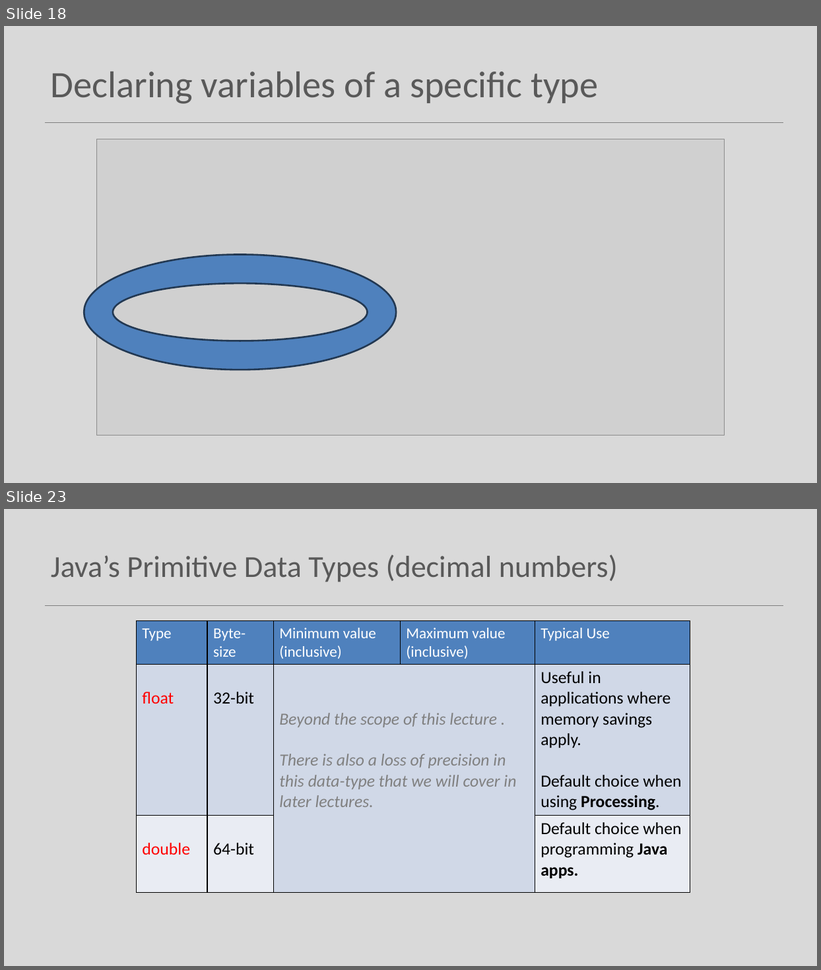
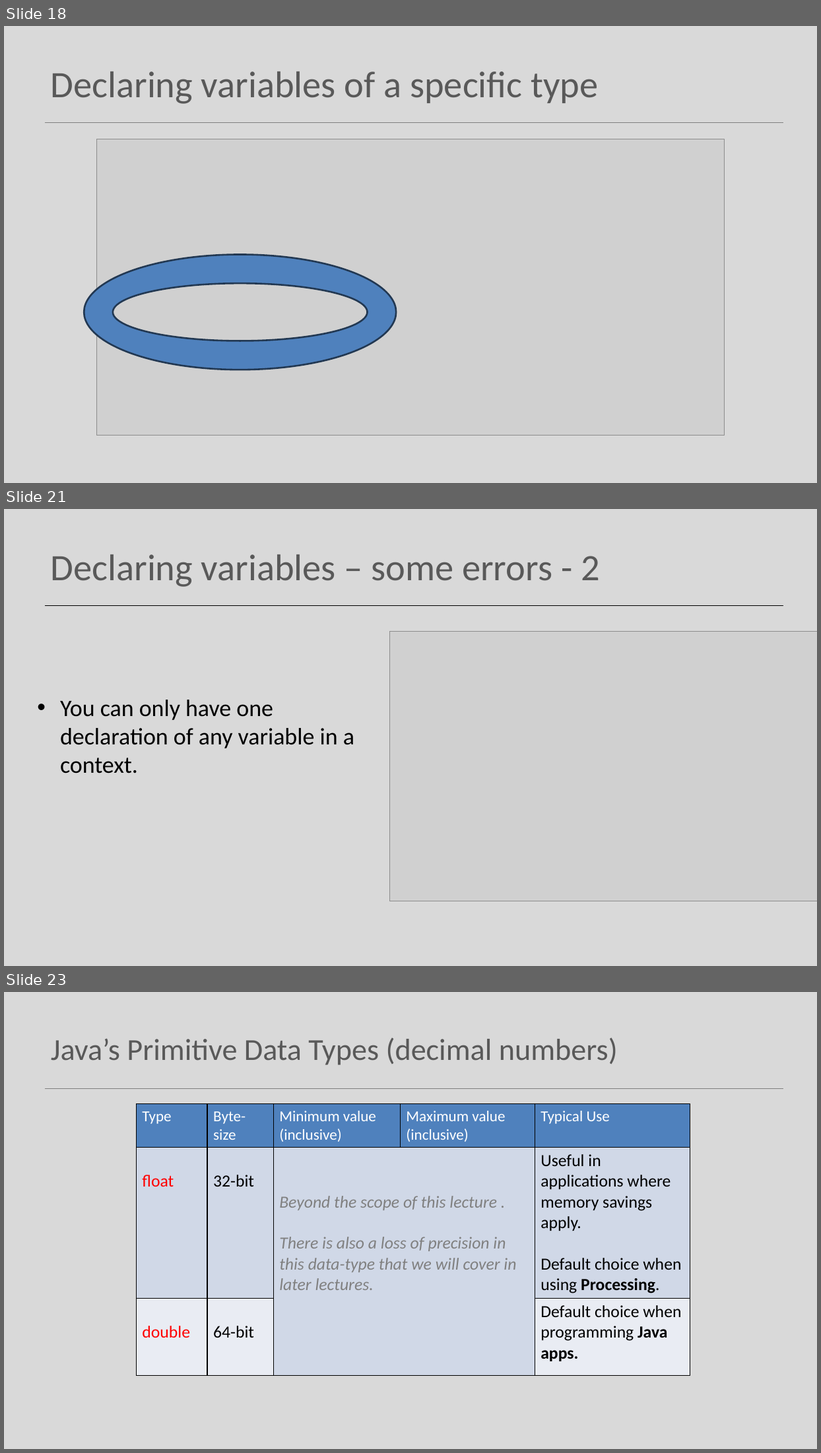
Before and after one commit to Programming-Fundamentals-SETU/prog-fund-1-sept-25, a slide deck: topic03-dataTypes-variables-and-expressions/unit-1/talk-1/a-data-types.pptx. Shown one above the other, each under a label of ours: slides 18 and 23 before the commit, slides 18, 21 and 23 after it; the slides between them are not shown. The pictures are 821x970 and 821x1453 pixels, drawn with LibreOffice and Linux fonts; fonts in the diff are those of the drawing; grey boxes stand for pictures. Boxes give left, top, right and bottom in pixels: in the first picture for what was removed or moved away, otherwise in the second. Text is boxed around its words. In the diff, an @@ line names an element or a change of style, - is before the commit and + after.

```diff
--- a/topic03-dataTypes-variables-and-expressions/unit-1/talk-1/a-data-types.pptx
+++ b/topic03-dataTypes-variables-and-expressions/unit-1/talk-1/a-data-types.pptx
@@ slide 21 added at [4, 509, 817, 966], background #D9D9D9 @@
@@ text added at [51, 555, 600, 587], 44 pt, text #595959 @@
+Declaring variables – some errors - 2
@@ line added from (45, 605) to (783, 605), #000000 1 pt @@
@@ picture added at [390, 632, 817, 901] @@
@@ text added at [60, 700, 354, 774], 28 pt, text #000000 @@
+• You can only have one declaration of any variable in a context.
```
Also in this commit, not shown: 8 slides changed, 4 other slides added, 2 slides removed, 19 other files.
